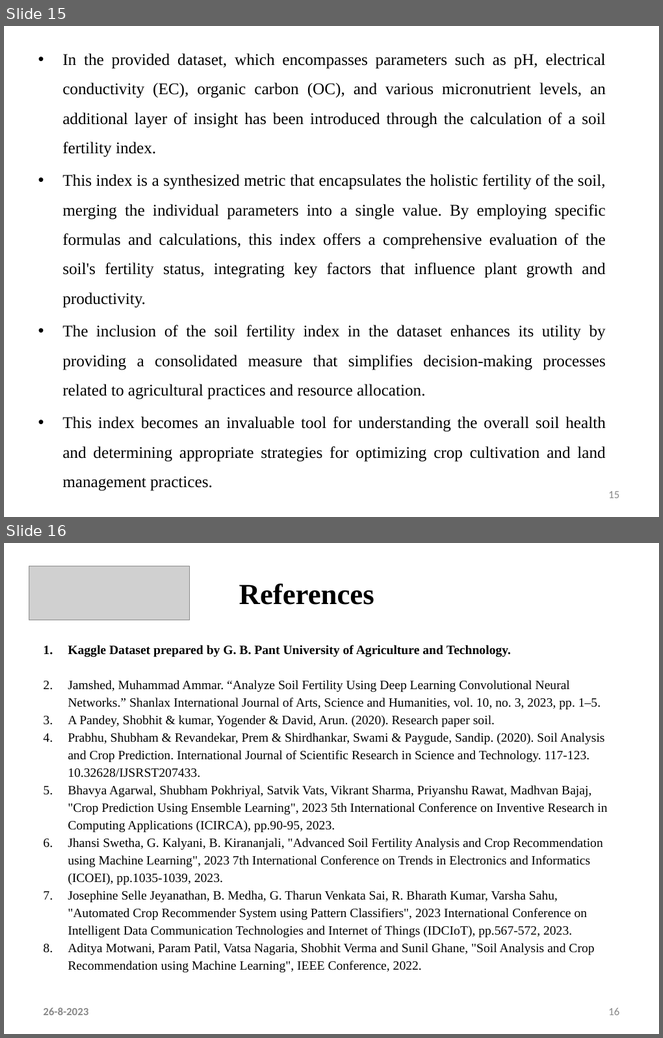
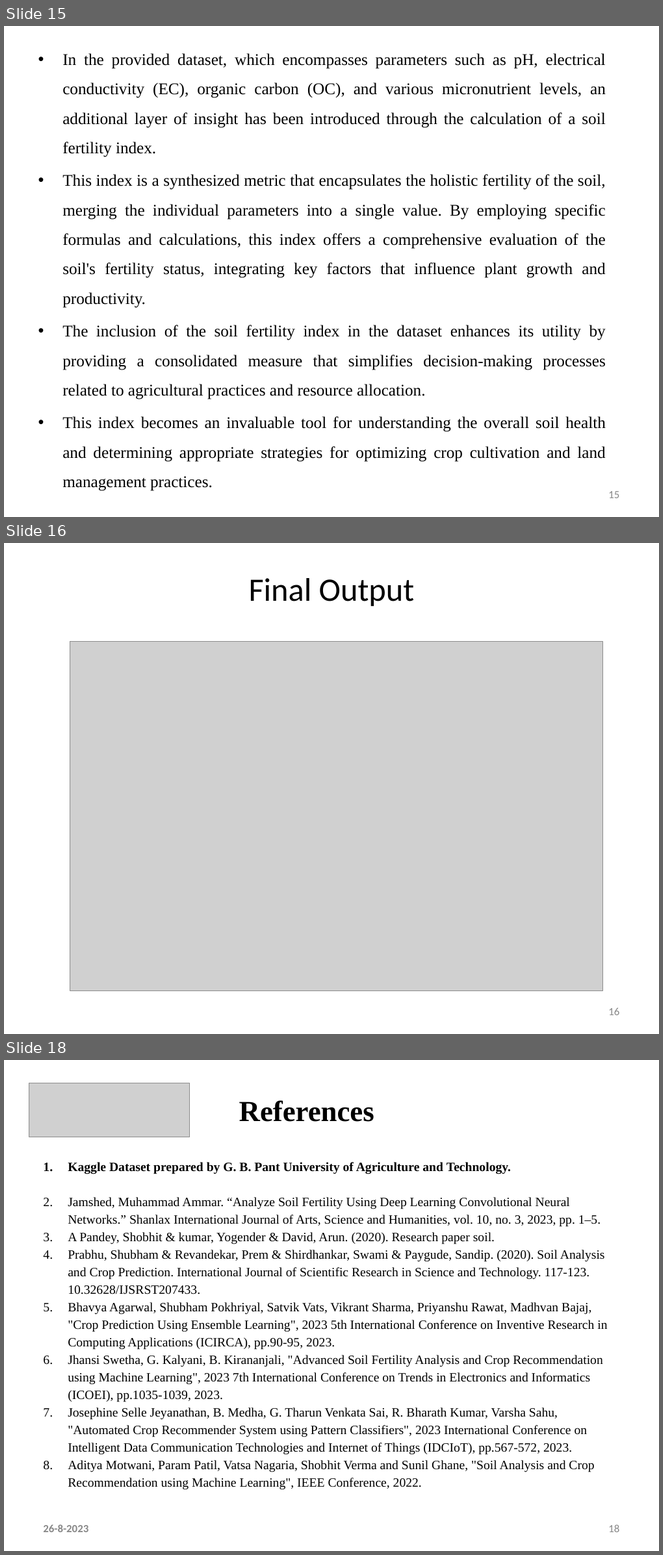
Before and after one commit to prakashy003/Soil-Analyzer, a slide deck: Documents/Review 2 ppt.pptx. Shown one above the other, each under a label of ours: slides 15 and 16 before the commit, slides 15, 16 and 18 after it; the slides between them are not shown. The pictures are 663x1038 and 663x1555 pixels, drawn with LibreOffice and Linux fonts; fonts in the diff are those of the drawing; grey boxes stand for pictures. Boxes give left, top, right and bottom in pixels: in the first picture for what was removed or moved away, otherwise in the second. Text is boxed around its words. In the diff, an @@ line names an element or a change of style, - is before the commit and + after.

```diff
--- a/Documents/Review 2 ppt.pptx
+++ b/Documents/Review 2 ppt.pptx
@@ slide 16 added at bbox=[4, 543, 659, 1034], background #FFFFFF @@
@@ title added at bbox=[249, 578, 414, 606], 36 pt, text #000000 @@
+Final Output
@@ picture added at bbox=[70, 641, 603, 991] @@
@@ page number added at bbox=[608, 1008, 620, 1016], 12 pt, text #888888 @@
+16
@@ what was slide 16 is now slide 18 @@
@@ page number at bbox=[608, 1525, 620, 1533]: text changed @@
-16
+18
```
Also in this commit, not shown: 2 other slides added, 1 slide removed, 4 other files.
